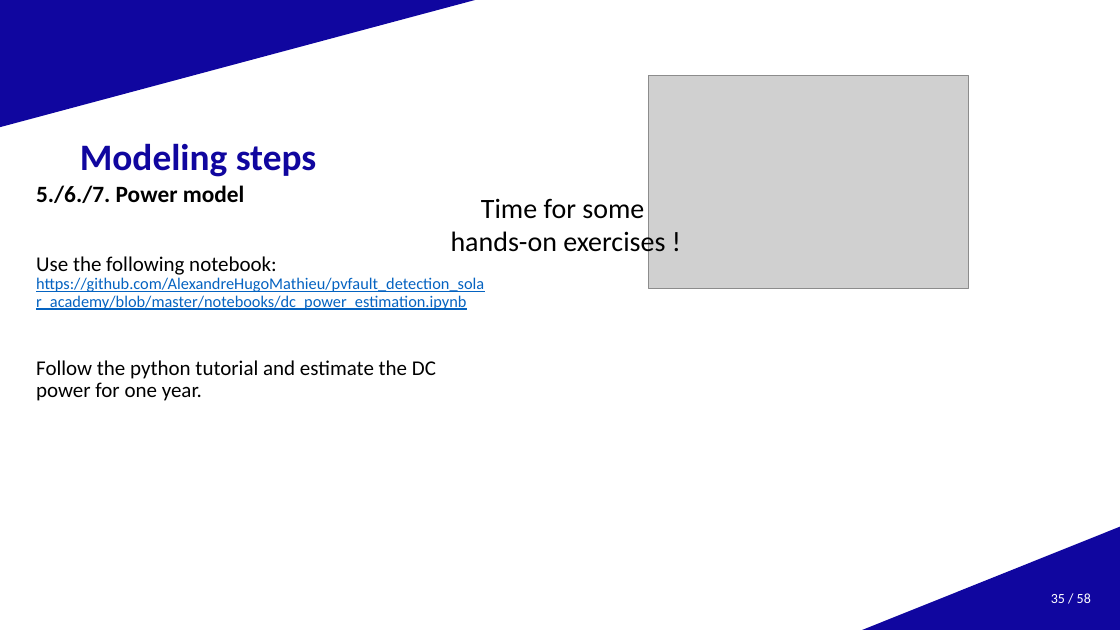
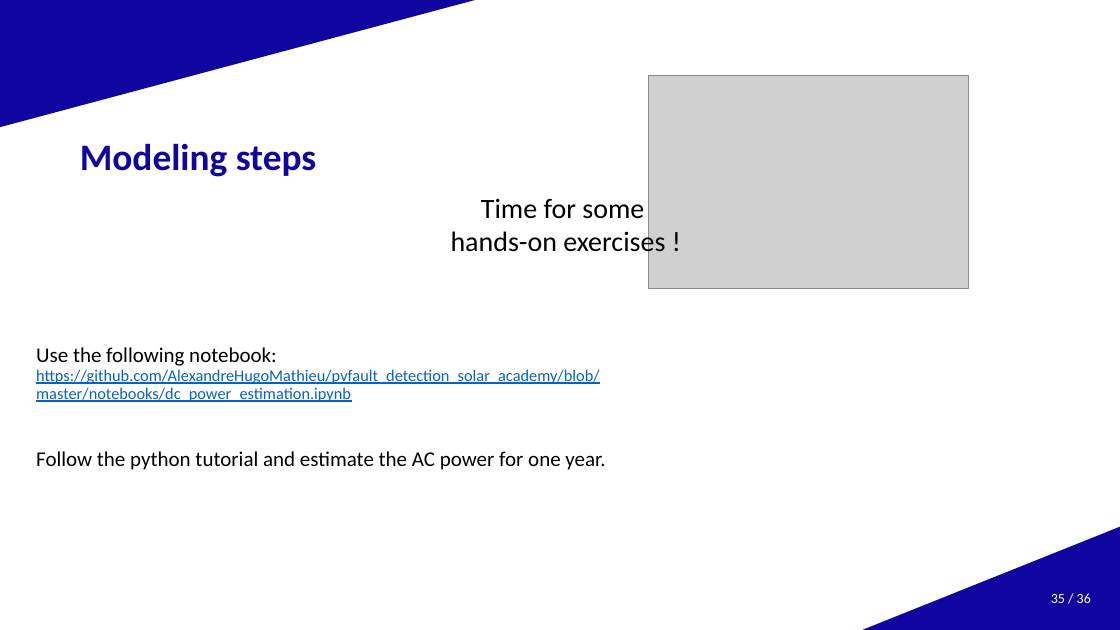
Before and after one commit to AlexandreHugoMathieu/pvfault_detection_solar_academy, a slide deck: slide 35 of slides/slides_05122023.pptx. Drawn at 1120x630 pixels with LibreOffice and Linux fonts; fonts in the diff are those of the drawing; grey boxes stand for pictures; background and template pictures are left out. Boxes give left, top, right and bottom in pixels: in the first picture for what was removed or moved away, otherwise in the second. Text is boxed around its words. In the diff, an @@ line names an element or a change of style, - is before the commit and + after.

```diff
--- a/slides/slides_05122023.pptx
+++ b/slides/slides_05122023.pptx
@@ text at (36,185,245,203): paragraph removed @@
-5./6./7. Power model
@@ text "Use the following notebook: https://github.com/AlexandreHugo ...": place and size @@
-text "Use the following notebook: https://github.com/AlexandreHugo ..." at (36,185,484,401)
+text "Use the following notebook: https://github.com/AlexandreHugo ..." at (36,347,605,470)
@@ text at (36,451,605,470): text changed @@
-Follow the python tutorial and estimate the DC power for one year.
+Follow the python tutorial and estimate the AC power for one year.
@@ page number at (1051,593,1091,603): text changed @@
-35 / 58
+35 / 36
```
Also in this commit, not shown: 5 other slides changed, 2 other files.
